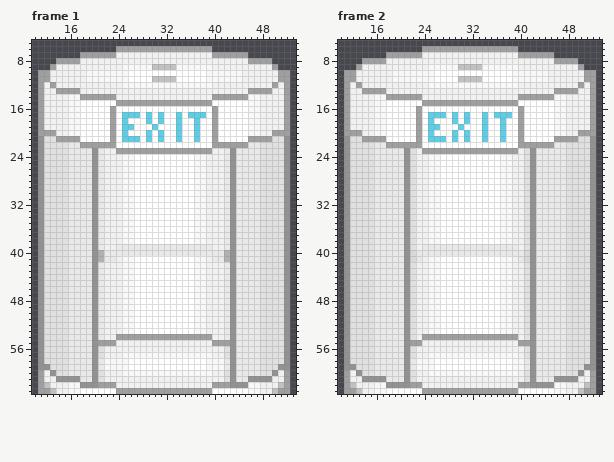
Two versions of one pixel-art file, Art/exit.aseprite. That is the earlier state.
64x64 pixels, 12 frames. Colours within 5 levels of each other are drawn and written as one. Shown: frame 1: x 10..53, y 5..63; frame 2: x 10..53, y 5..63. The commit also changed other frames, which this record leaves out.
After:
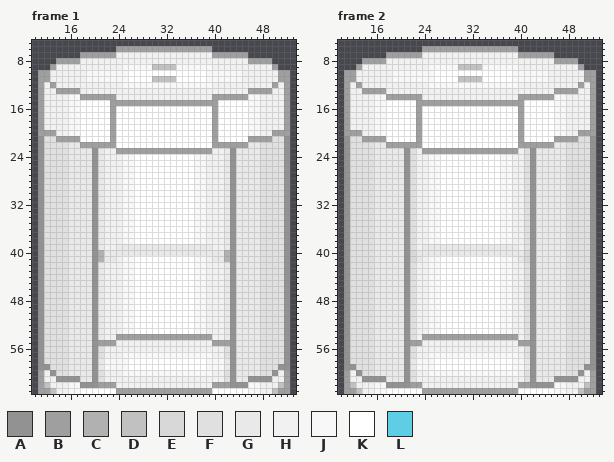
Palette (. is transparent): A #929292  B #9f9f9f  C #b1b1b1  D #c1c1c1  E #d8d8d8  F #e0e0e0  G #e9e9e9  H #f1f1f1  J #f8f8f8  K #ffffff  L #5fcde4
Change:
--- frame 1, layer "Static"
@@ x 21..42 @@
 14 BBBHHHHHHHHHHHHHHHHBBB
-15 KKKBBBBBBBBBBBBBBBBKKK
+15 KKBBBBBBBBBBBBBBBBBBKK
 16 KKBKKKKKKKKKKKKKKKKBKK
-17 KKBKLLLKLKLKKLKLLLKBKK
-18 KKBKLKKKLKLKKLKKLKKBKK
-19 KKBKLLKKKLKKKLKKLKKBKK
-20 KKBKLKKKLKLKKLKKLKKBKK
-21 KKBKLLLKLKLKKLKKLKKBKK
+17 KKBKKKKKKKKKKKKKKKKBKK
+18 KKBKKKKKKKKKKKKKKKKBKK
+19 KKBKKKKKKKKKKKKKKKKBKK
+20 KKBKKKKKKKKKKKKKKKKBKK
+21 KKBKKKKKKKKKKKKKKKKBKK
 22 BBBKKKKKKKKKKKKKKKKBBB
--- frame 2, layer "Static": the same change as frame 1
Boxes around the changes in both pictures, in picture pixels (x1, y1, x2, y2):
changed: (110, 100, 218, 142)
changed: (416, 100, 524, 142)
